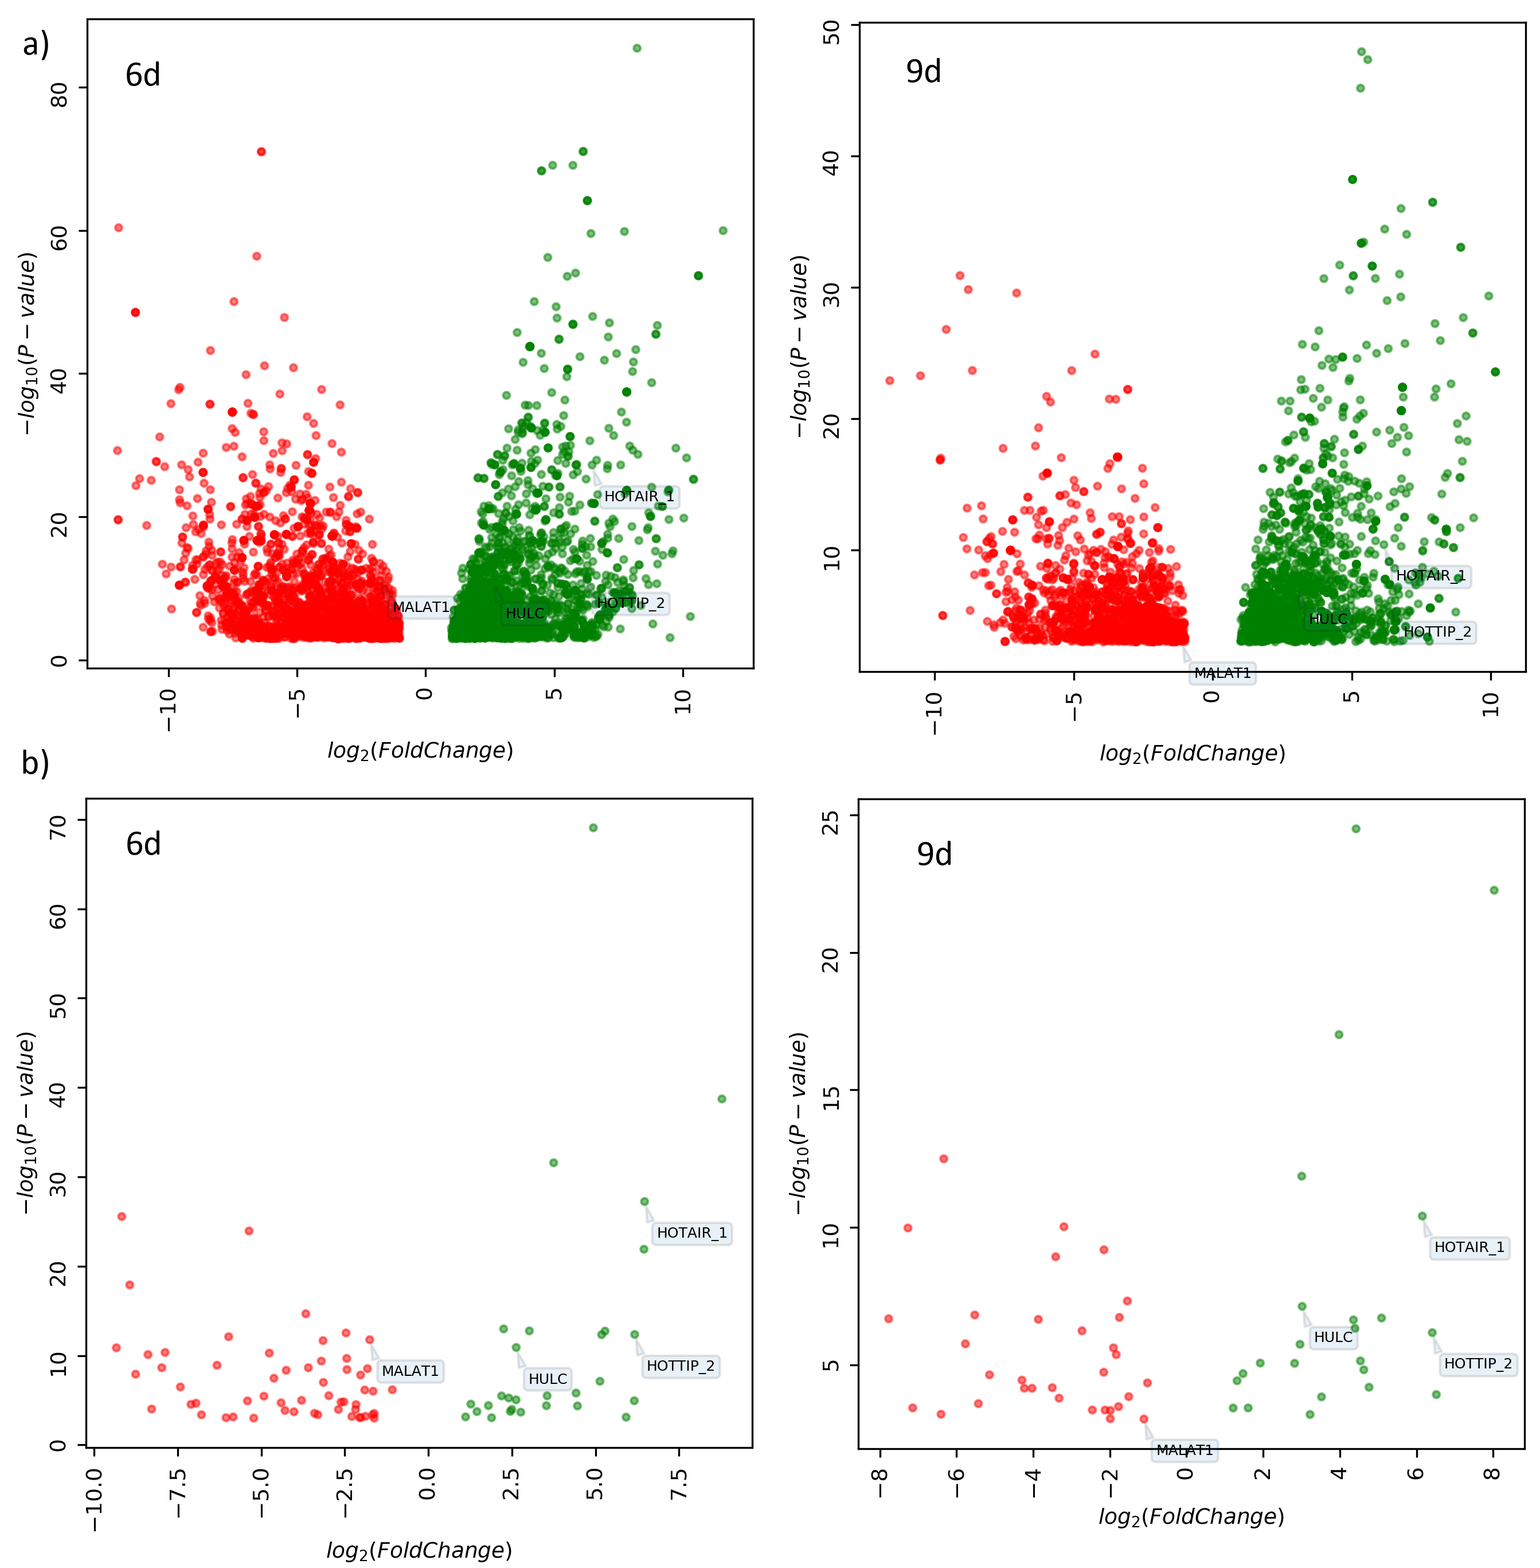
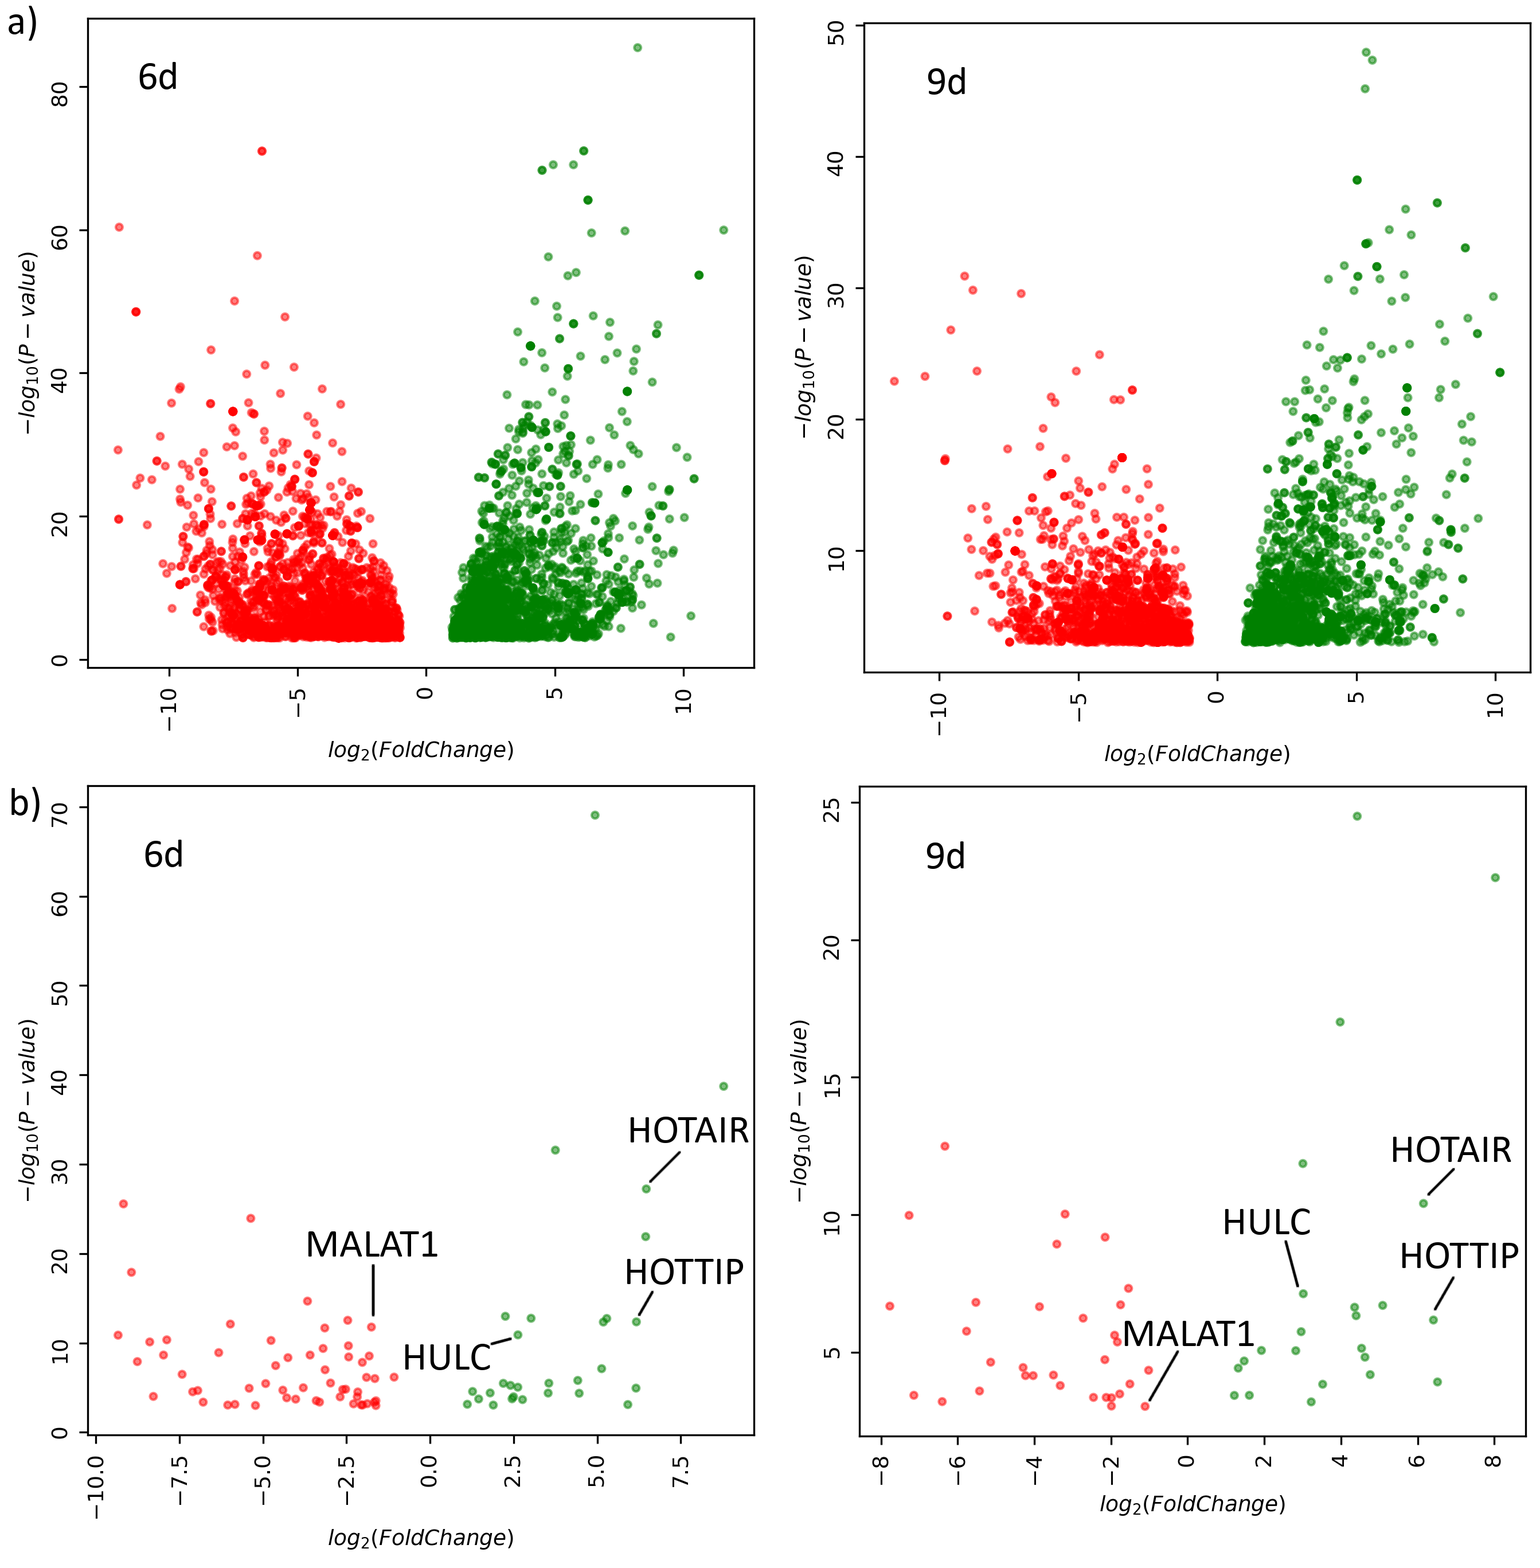
The second 1540×1568 image is a revision of the first. Changes to its layers:
added layer "MALAT1 #1" above "MALAT1" over left=1124, top=1320, right=1255, bottom=1347
added layer "MALAT1" above "9d #1" over left=307, top=1231, right=438, bottom=1257
painted on "9d #1" over left=918, top=840, right=965, bottom=869
moved "9d" above "6d #1", painted on it over left=907, top=57, right=966, bottom=95
painted on "6d #1" over left=127, top=830, right=182, bottom=868
moved "6d" above "b)", painted on it over left=126, top=61, right=177, bottom=90
painted on "b)" over left=11, top=749, right=49, bottom=822
painted on "a)" over left=8, top=5, right=49, bottom=61
added layer "Wklejona warstwa #3" above "Wklejona warstwa #2" over left=790, top=20, right=1533, bottom=766
added layer "Wklejona warstwa #2" above "HULC" over left=8, top=5, right=756, bottom=780
added layer "HULC" above "HOTAIR" over left=404, top=1343, right=491, bottom=1371
added layer "HOTAIR" above "HOTTIP" over left=630, top=1116, right=750, bottom=1153
added layer "HOTTIP" above "Wklejona warstwa #1" over left=626, top=1258, right=744, bottom=1285
moved "Wklejona warstwa #1" above "HULC #1", painted on it over left=11, top=766, right=1528, bottom=1563
removed layer "FigureX_volcano-of-all-known-NC-with-important-names.png" over left=8, top=5, right=1533, bottom=780
added layer "HULC #1" above "HOTAIR #1" over left=1225, top=1208, right=1311, bottom=1235
added layer "HOTAIR #1" above "HOTTIP #1" over left=1393, top=1136, right=1512, bottom=1163
added layer "HOTTIP #1" above "Wklejona warstwa" over left=1402, top=1242, right=1520, bottom=1269
painted on "Wklejona warstwa" over left=11, top=767, right=1528, bottom=1563